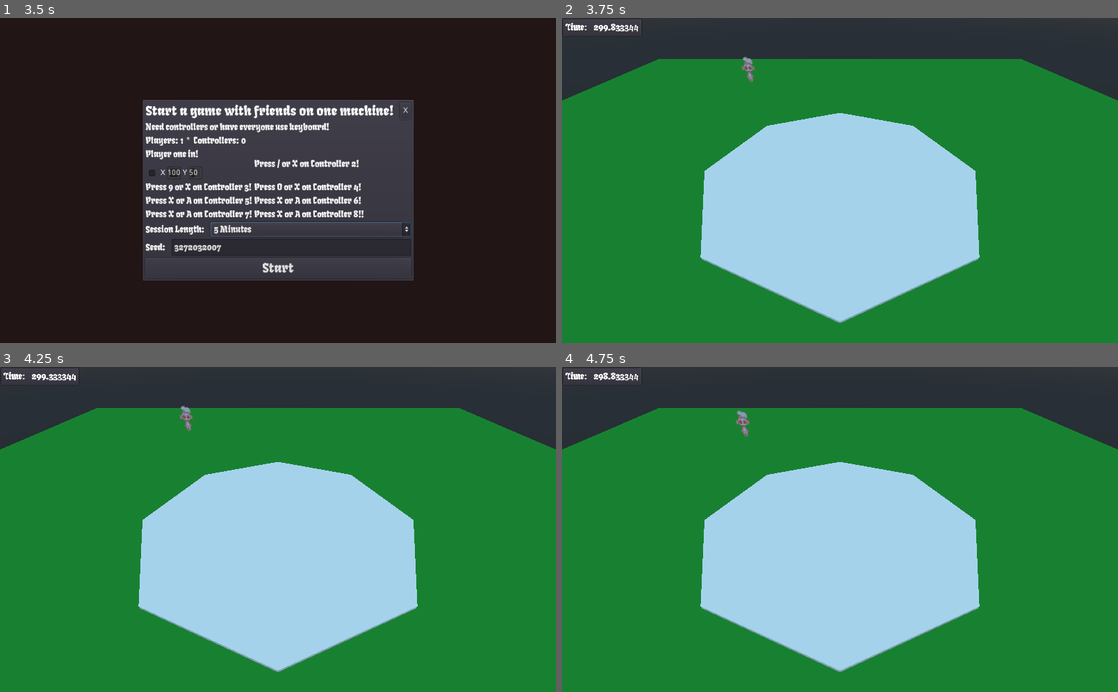
Above: before the commit, frames 1-4 (two rows, left to right).
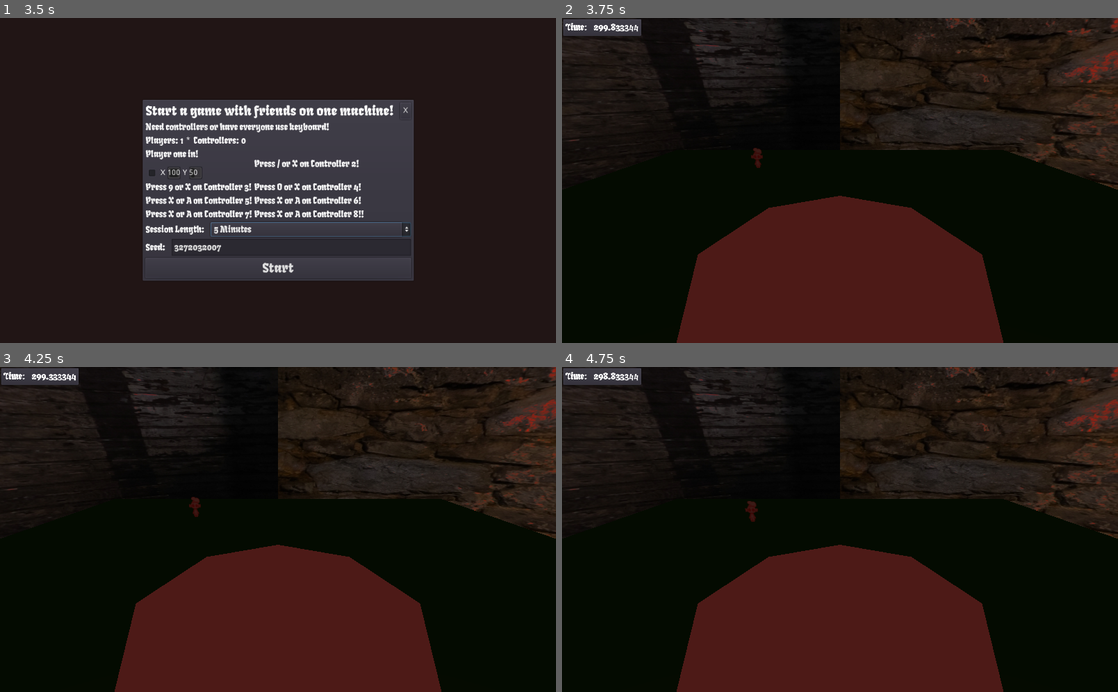
Above: after the commit, the same moments.

Repository: KaizNike/Bone--Appetite--Monster-
Game: Godot game, scene res://src/Scenes/Main Menu.tscn
Same seed, same stepped clock (60 frames per second), same inputs: the game is played once before the commit and once after it.
Inputs:
- Up to frame 1 (3.5 s): click "Play Local" at 0.5 s; click "5 Minutes" at 1.25 s; click "X" at 2 s; tap E (action_key) at 2.75 s; hold D (move_right) from 2.78 s (still down); hold E (action_key) from 2.78 s (still down)
- Up to frame 2 (3.75 s): release D (move_right) at 3.5 s; release E (action_key) at 3.5 s; click "Start" at 3.5 s
- Up to frame 3 (4.25 s): no input
- Up to frame 4 (4.75 s): tap Space at 4.25 s; hold S (move_down) from 4.28 s (still down); tap / (p2_action_key) at 4.35 s

Frame 1 is identical in both runs. In frame 2, 98% of the frame differs, in the area x 0-100%, y 0-100%; in frame 3, 98%; in frame 4, 98%.

Commit message:
Some online work!
- Creepy Basement Added!

Diff:
--- a/Project/src/Scenes/Main.tscn
+++ b/Project/src/Scenes/Main.tscn
@@ -1,11 +1,19 @@
-[gd_scene load_steps=5 format=2]
+[gd_scene load_steps=8 format=2]
 
 [ext_resource path="res://src/Scenes/Main.gd" type="Script" id=1]
 [ext_resource path="res://src/Actors/PlayerTest.tscn" type="PackedScene" id=2]
 [ext_resource path="res://src/UI/GameUI.tscn" type="PackedScene" id=3]
+[ext_resource path="res://Assets/2d/enviroments/creepy_basement.jpg" type="Texture" id=4]
 
 [sub_resource type="SpatialMaterial" id=1]
 albedo_color = Color( 0.129412, 0.615686, 0.184314, 1 )
+
+[sub_resource type="PanoramaSky" id=2]
+panorama = ExtResource( 4 )
+
+[sub_resource type="Environment" id=3]
+background_mode = 2
+background_sky = SubResource( 2 )
 
 [node name="Main" type="Spatial"]
 script = ExtResource( 1 )
@@ -18,7 +26,7 @@
 radius = 12.7835
 
 [node name="Camera" type="Camera" parent="."]
-transform = Transform( 1, 0, 0, 0, 0.758953, 0.651145, 0, -0.651145, 0.758953, 0, 14.0885, 17.2178 )
+transform = Transform( 1, 0, 0, 0, 0.935998, 0.352005, 0, -0.352005, 0.935998, 0, 14.0885, 17.2178 )
 
 [node name="Positions" type="Node" parent="."]
 
@@ -42,3 +50,6 @@
 height = 0.5
 depth = 85.0
 material = SubResource( 1 )
+
+[node name="WorldEnvironment" type="WorldEnvironment" parent="."]
+environment = SubResource( 3 )
--- a/Project/src/Scenes/OnlineStartup.tscn
+++ b/Project/src/Scenes/OnlineStartup.tscn
@@ -40,11 +40,11 @@
 margin_left = 7.0
 margin_top = 7.0
 margin_right = 496.0
-margin_bottom = 330.0
+margin_bottom = 380.0
 
 [node name="VBoxContainer" type="VBoxContainer" parent="Control/PanelContainer/HSplitContainer"]
 margin_right = 402.0
-margin_bottom = 323.0
+margin_bottom = 373.0
 
 [node name="HSplitContainer" type="HSplitContainer" parent="Control/PanelContainer/HSplitContainer/VBoxContainer"]
 margin_right = 402.0
@@ -164,7 +164,7 @@
 [node name="GridContainer" type="GridContainer" parent="Control/PanelContainer/HSplitContainer/VBoxContainer"]
 margin_top = 120.0
 margin_right = 402.0
-margin_bottom = 216.0
+margin_bottom = 266.0
 size_flags_vertical = 3
 columns = 2
 script = ExtResource( 4 )
@@ -316,10 +316,84 @@
 "_edit_use_anchors_": false
 }
 
+[node name="MarginContainer9" type="MarginContainer" parent="Control/PanelContainer/HSplitContainer/VBoxContainer/GridContainer"]
+margin_top = 100.0
+margin_right = 196.0
+margin_bottom = 121.0
+
+[node name="VSplitContainer" type="VSplitContainer" parent="Control/PanelContainer/HSplitContainer/VBoxContainer/GridContainer/MarginContainer9"]
+margin_right = 196.0
+margin_bottom = 21.0
+
+[node name="p9Label" type="Label" parent="Control/PanelContainer/HSplitContainer/VBoxContainer/GridContainer/MarginContainer9/VSplitContainer"]
+margin_right = 196.0
+margin_bottom = 21.0
+theme = ExtResource( 3 )
+text = "Have someone connect!"
+__meta__ = {
+"_edit_use_anchors_": false
+}
+
+[node name="MarginContainer10" type="MarginContainer" parent="Control/PanelContainer/HSplitContainer/VBoxContainer/GridContainer"]
+margin_left = 200.0
+margin_top = 100.0
+margin_right = 402.0
+margin_bottom = 121.0
+
+[node name="VSplitContainer" type="VSplitContainer" parent="Control/PanelContainer/HSplitContainer/VBoxContainer/GridContainer/MarginContainer10"]
+margin_right = 202.0
+margin_bottom = 21.0
+
+[node name="p10Label" type="Label" parent="Control/PanelContainer/HSplitContainer/VBoxContainer/GridContainer/MarginContainer10/VSplitContainer"]
+margin_right = 202.0
+margin_bottom = 21.0
+theme = ExtResource( 3 )
+text = "Have someone connect!"
+__meta__ = {
+"_edit_use_anchors_": false
+}
+
+[node name="MarginContainer11" type="MarginContainer" parent="Control/PanelContainer/HSplitContainer/VBoxContainer/GridContainer"]
+margin_top = 125.0
+margin_right = 196.0
+margin_bottom = 146.0
+
+[node name="VSplitContainer" type="VSplitContainer" parent="Control/PanelContainer/HSplitContainer/VBoxContainer/GridContainer/MarginContainer11"]
+margin_right = 196.0
+margin_bottom = 21.0
+
+[node name="p11Label" type="Label" parent="Control/PanelContainer/HSplitContainer/VBoxContainer/GridContainer/MarginContainer11/VSplitContainer"]
+margin_right = 196.0
+margin_bottom = 21.0
+theme = ExtResource( 3 )
+text = "Have someone connect!"
+__meta__ = {
+"_edit_use_anchors_": false
+}
+
+[node name="MarginContainer12" type="MarginContainer" parent="Control/PanelContainer/HSplitContainer/VBoxContainer/GridContainer"]
+margin_left = 200.0
+margin_top = 125.0
+margin_right = 402.0
+margin_bottom = 146.0
+
+[node name="VSplitContainer" type="VSplitContainer" parent="Control/PanelContainer/HSplitContainer/VBoxContainer/GridContainer/MarginContainer12"]
+margin_right = 202.0
+margin_bottom = 21.0
+
+[node name="p12Label" type="Label" parent="Control/PanelContainer/HSplitContainer/VBoxContainer/GridContainer/MarginContainer12/VSplitContainer"]
+margin_right = 202.0
+margin_bottom = 21.0
+theme = ExtResource( 3 )
+text = "Have someone connect!"
+__meta__ = {
+"_edit_use_anchors_": false
+}
+
 [node name="HSplitContainer3" type="HSplitContainer" parent="Control/PanelContainer/HSplitContainer/VBoxContainer"]
-margin_top = 220.0
-margin_right = 402.0
-margin_bottom = 247.0
+margin_top = 270.0
+margin_right = 402.0
+margin_bottom = 297.0
 
 [node name="Label" type="Label" parent="Control/PanelContainer/HSplitContainer/VBoxContainer/HSplitContainer3"]
 margin_top = 3.0
@@ -336,9 +410,9 @@
 script = ExtResource( 7 )
 
 [node name="HSplitContainer4" type="HSplitContainer" parent="Control/PanelContainer/HSplitContainer/VBoxContainer"]
-margin_top = 251.0
-margin_right = 402.0
-margin_bottom = 282.0
+margin_top = 301.0
+margin_right = 402.0
+margin_bottom = 332.0
 
 [node name="Label" type="Label" parent="Control/PanelContainer/HSplitContainer/VBoxContainer/HSplitContainer4"]
 margin_top = 5.0
@@ -355,9 +429,9 @@
 script = ExtResource( 8 )
 
 [node name="StartButton" type="Button" parent="Control/PanelContainer/HSplitContainer/VBoxContainer"]
-margin_top = 286.0
-margin_right = 402.0
-margin_bottom = 323.0
+margin_top = 336.0
+margin_right = 402.0
+margin_bottom = 373.0
 theme = ExtResource( 2 )
 disabled = true
 text = "Start"
@@ -365,20 +439,20 @@
 [node name="VBoxContainer2" type="VBoxContainer" parent="Control/PanelContainer/HSplitContainer"]
 margin_left = 414.0
 margin_right = 489.0
-margin_bottom = 323.0
+margin_bottom = 373.0
 
 [node name="ChatLog" type="RichTextLabel" parent="Control/PanelContainer/HSplitContainer/VBoxContainer2"]
 margin_right = 75.0
-margin_bottom = 295.0
+margin_bottom = 345.0
 size_flags_vertical = 3
 theme = ExtResource( 3 )
 text = "Chat log!"
 script = ExtResource( 9 )
 
 [node name="LineEdit" type="LineEdit" parent="Control/PanelContainer/HSplitContainer/VBoxContainer2"]
-margin_top = 299.0
+margin_top = 349.0
 margin_right = 75.0
-margin_bottom = 323.0
+margin_bottom = 373.0
 
 [node name="ConnectionContainer" parent="." instance=ExtResource( 10 )]
 
--- a/Project/src/Scenes/Server.gd
+++ b/Project/src/Scenes/Server.gd
@@ -1,6 +1,8 @@
 extends Node
 
 var rooms = []
+var room = {"key":"","active":false, "score":0}
+
 
 func _ready():
 	var SERVER_PORT = Globals.SERVER_PORT
@@ -11,20 +13,32 @@
 		get_tree().network_peer = peer
 		$Control/CenterContainer/VBoxContainer/Status.text = "Running."
 
+remote func request_room() -> String:
+	var n_chars = len(Globals.capital_characters)
+
+	return "none"
+
+remote func get_rooms_length() -> int:
+	return rooms.size()
+
 remote func add_room(key) -> bool:
 	if rooms.has(key):
 		return false
 	else:
-		rooms.push_front(key)
+		var Room = room.duplicate(true)
+		Room.key = key
+		Room.active = true
+		rooms.push_front(Room)
 		return true
 
 remote func remove_room(key) -> bool:
-	if rooms.has(key):
-		var find = rooms.find(key)
-		rooms.remove(find)
-		return true
-	else:
-		return false
+	var index = 0
+	for Room in rooms:
+		if Room.key == key:
+			rooms.remove(index)
+			return true
+		index += 1
+	return false
 
 remote func check_for_room(key) -> bool:
 	if rooms.has(key):
--- a/Project/src/Scripts/Globals.gd
+++ b/Project/src/Scripts/Globals.gd
@@ -5,6 +5,9 @@
 var gameLength = 60 * 5
 var Seed = 0
 var is_server = false
+
+var characters = 'abcdefghijklmnopqrstuvwxyz'
+var capital_characters = "ABCDEFGHIJKLMNOPQRSTUVWXYZ"
 
 
 const SERVER_IP = "127.0.0.1"
@@ -19,3 +22,12 @@
 
 var max_players = 12
 var playersReady = []
+
+func _ready():
+	randomize()
+
+func generate_room_key() -> String:
+	var Key = ""
+
+	return ""
+	pass
Binary file added: Project/Assets/2d/enviroments/creepy_basement.jpg
Not shown, added: Project/Assets/2d/enviroments/creepy_basement.jpg.import
